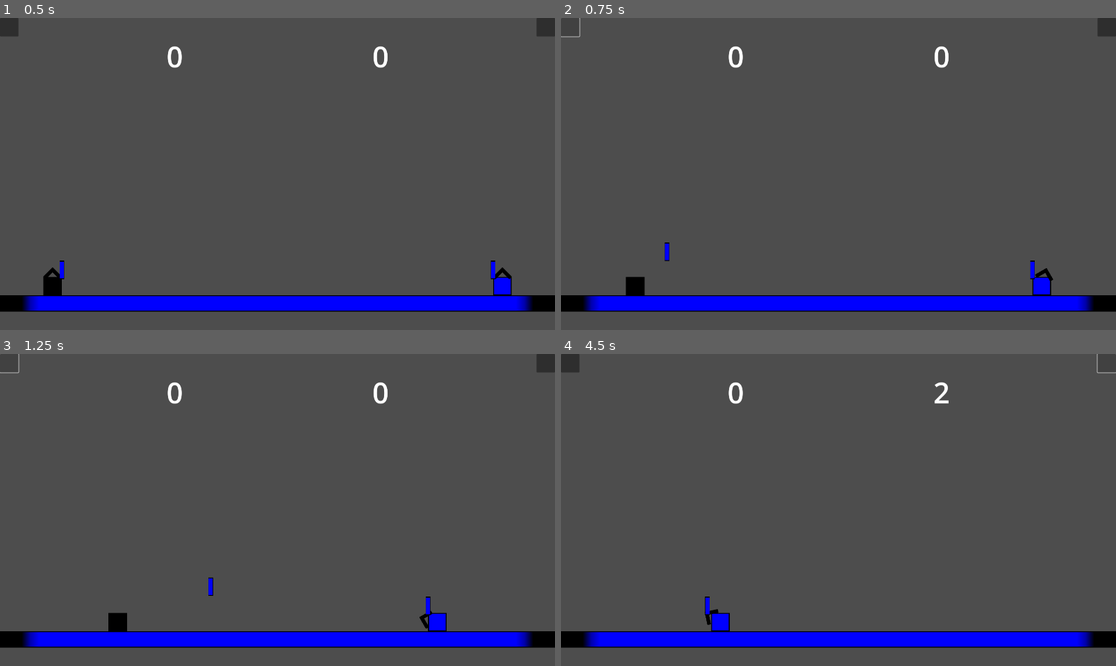
Above: before the commit, frames 1-4 (two rows, left to right).
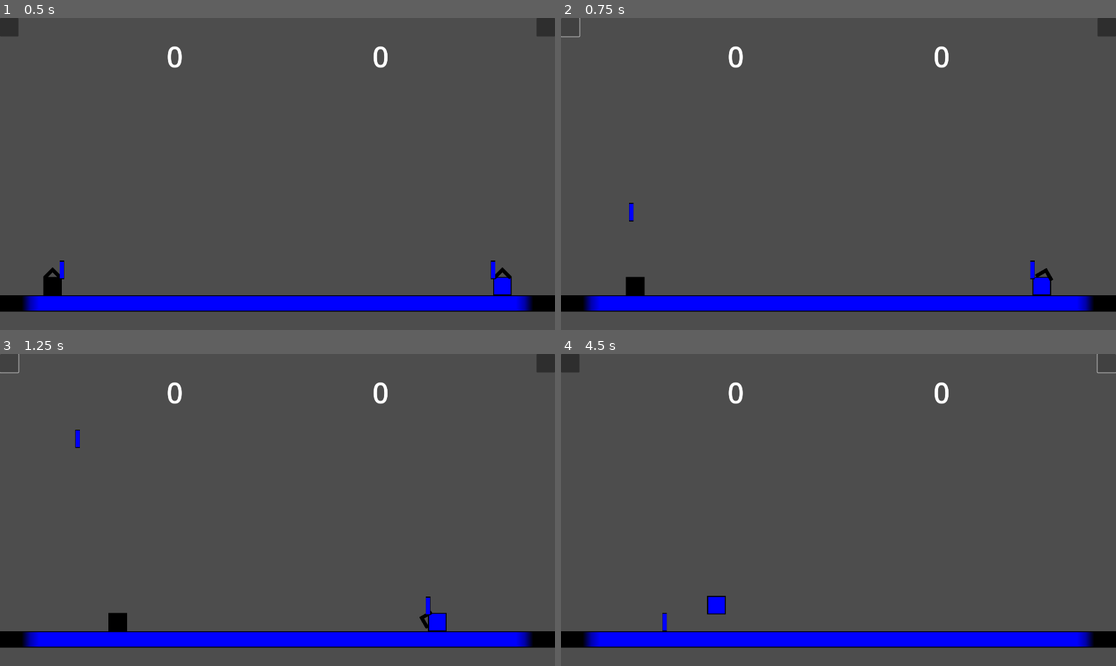
Above: after the commit, the same moments.

Repository: ra314/micro-swords
Game: Godot game, scene res://Main.tscn
Same seed, same stepped clock (60 frames per second), same inputs: the game is played once before the commit and once after it.
Inputs (mouse positions are in pixels of both pictures, inside the frame that each line leads up to):
- Up to frame 1 (0.5 s): no input
- Up to frame 2 (0.75 s): click (572, 27) at 0.5 s
- Up to frame 3 (1.25 s): no input
- Up to frame 4 (4.5 s): click (1104, 363) at 1.25 s; click (572, 363) at 2 s; click (1104, 363) at 2.75 s; click (572, 363) at 3.5 s; click (1104, 363) at 4.25 s

Frame 1 is identical in both runs. In frame 2, 0.1% of the frame differs, in the area x 12-20%, y 59-78%; in frame 3, 0.1%; in frame 4, 0.6%, in the area x 18-70%, y 9-89%.
Error before the commit: Invalid access to property or key 'held_item' on a base object of type 'null instance'. (res://Main.gd:48)

Commit message:
Rotation angle is used when throwing the sword.

Diff:
--- a/Main.tscn
+++ b/Main.tscn
@@ -28,10 +28,12 @@
 position = Vector2(0, 896)
 direction = 1
 held_item = 1
+swordsman_name = null
 
 [node name="Blue" parent="." instance=ExtResource("3_dbffi")]
 position = Vector2(1856, 896)
 collision_layer = 4
+direction = null
 held_item = 2
 swordsman_name = 1
 
--- a/Sword.gd
+++ b/Sword.gd
@@ -1,8 +1,7 @@
 extends CharacterBody2D
 class_name Sword
 
-const THROW_SPEED = 600.0
-const THROW_ANGLE = 45 # Measured from the floor
+const THROW_SPEED = 1200.0
 # Get the gravity from the project settings to be synced with RigidBody nodes.
 var gravity = ProjectSettings.get_setting("physics/2d/default_gravity")
 @export var state: ENUMS.SWORD_STATE
@@ -59,11 +58,11 @@
 	# Enable collision with swordsman to allow for pickup
 	root.update_collision_between_grounded_swords_and_empty_swordsmen()
 
-func action(_direction: ENUMS.DIRECTION):
+func action(_direction: ENUMS.DIRECTION, rot_deg: int):
 	direction = _direction
 	assert(state == ENUMS.SWORD_STATE.HELD)
-	var new_y = sin(deg_to_rad(THROW_ANGLE))*THROW_SPEED
-	var new_x = cos(deg_to_rad(THROW_ANGLE))*THROW_SPEED
+	var new_y = sin(deg_to_rad(rot_deg))*THROW_SPEED
+	var new_x = cos(deg_to_rad(rot_deg))*THROW_SPEED
 	hor_speed = new_x+abs(velocity.x)
 	velocity = Vector2(new_x+abs(velocity.x), -new_y)
 	if direction == ENUMS.DIRECTION.LEFT:
--- a/Swordsman.gd
+++ b/Swordsman.gd
@@ -140,5 +140,5 @@
 		held_item = ENUMS.HELD_ITEM.NONE
 
 		# Perform throw
-		sword.action(direction)
+		sword.action(direction, rot_deg)
 		$Arrow.visible = false
--- a/Swordsman.tscn
+++ b/Swordsman.tscn
@@ -10,6 +10,9 @@
 [node name="CharacterBody2D" type="CharacterBody2D"]
 collision_layer = 2
 script = ExtResource("1_y0qsv")
+direction = null
+held_item = null
+swordsman_name = null
 
 [node name="Sprite2D" type="Sprite2D" parent="."]
 position = Vector2(32, 32)
